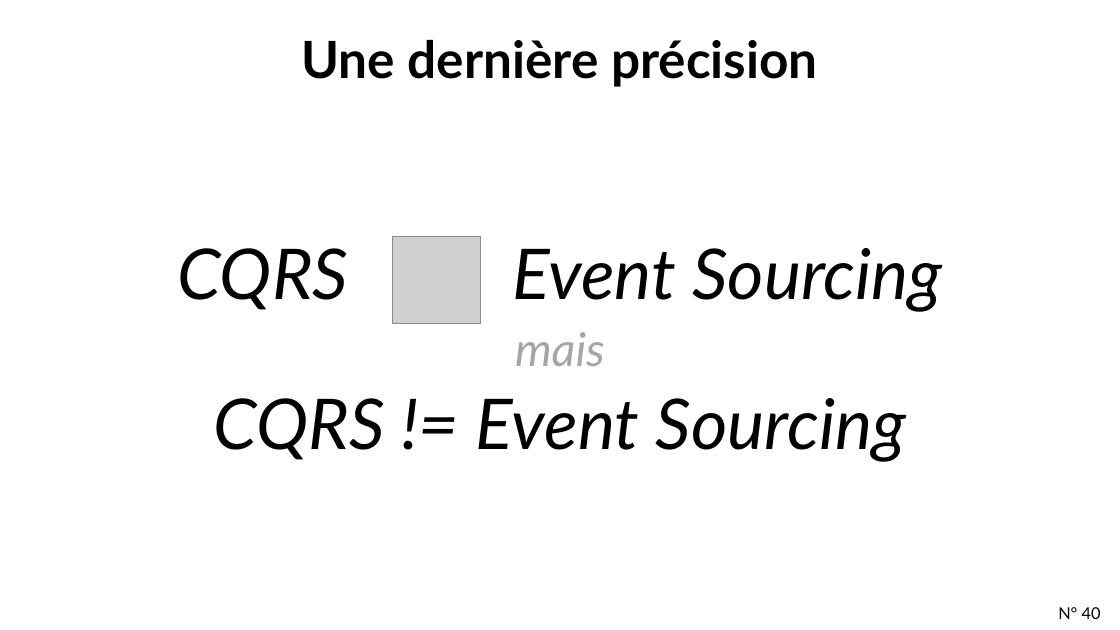
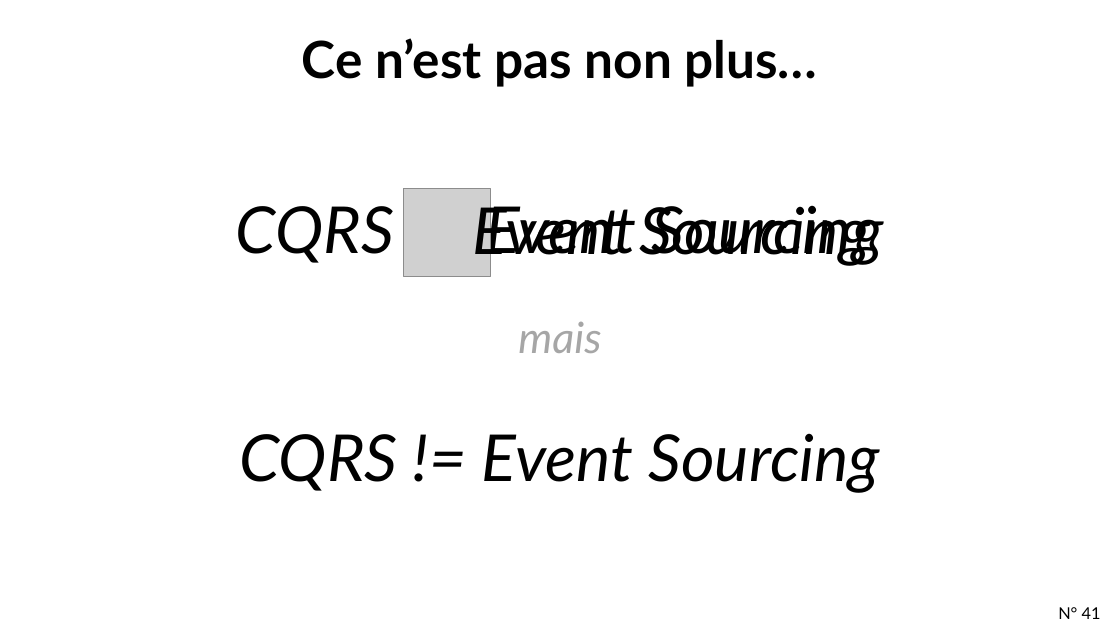
Before and after one commit to tpierrain/CQRS-slides, a slide deck: slide 41 of french/DecouvrirCQRSparLaPratique.pptx (slide 40 before the commit). Drawn at 1120x630 pixels with LibreOffice and Linux fonts; fonts in the diff are those of the drawing; grey boxes stand for pictures; background and template pictures are left out. Boxes give left, top, right and bottom in pixels: in the first picture for what was removed or moved away, otherwise in the second. Text is boxed around its words. In the diff, an @@ line names an element or a change of style, - is before the commit and + after.

```diff
--- a/french/DecouvrirCQRSparLaPratique.pptx
+++ b/french/DecouvrirCQRSparLaPratique.pptx
@@ title at (x1=302, y1=38, x2=817, y2=87): text changed @@
-Une dernière précision
+Ce n’est pas non plus…
@@ text "CQRS Event Sourcing" at (x1=236, y1=197, x2=884, y2=493): size 60 to 55.5 pt; size 40 to 37 pt in "mais"; line spacing 0.9 to 0.7 @@
@@ picture moved from (x1=393, y1=236, x2=481, y2=323) to (x1=403, y1=189, x2=491, y2=276) @@
@@ text added at (x1=472, y1=197, x2=624, y2=266), 55.5 pt, text #000000, italic @@
+Event Sourcing
@@ page number at (x1=1058, y1=607, x2=1101, y2=619): text changed @@
-N° 40
+N° 41
```
Also in this commit, not shown: 6 other slides changed, 3 slides added, 1 other file.
